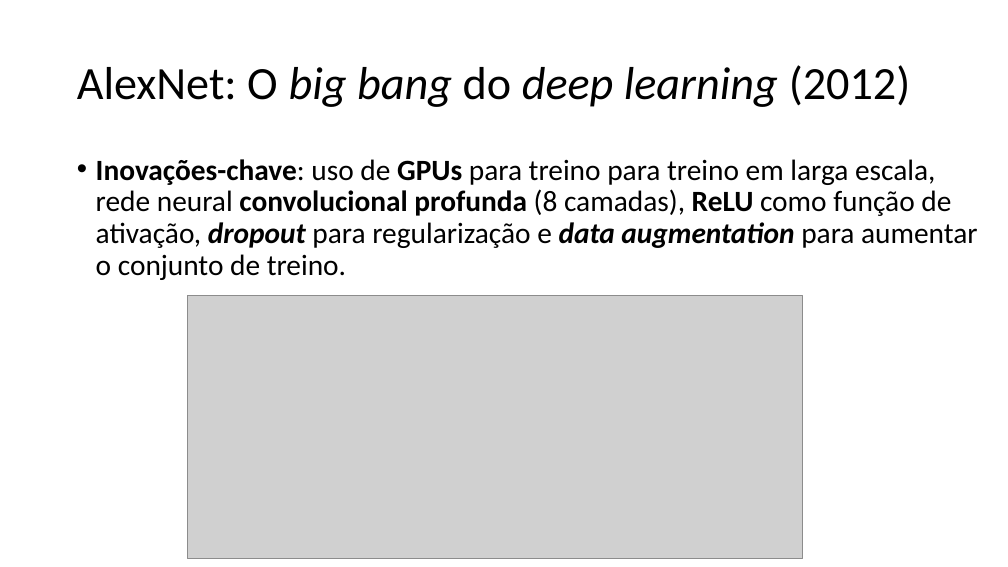
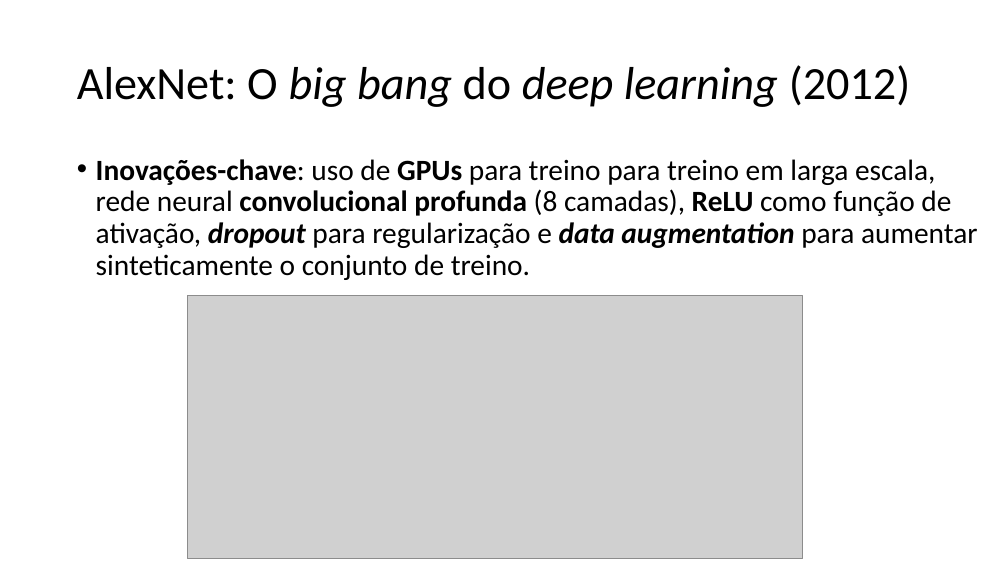
Before and after one commit to zz4fap/c24_inteligencia_artificial, a slide deck: slide 27 of slides/C24_Introdução.pptx (slide 26 before the commit). Drawn at 1008x567 pixels with LibreOffice and Linux fonts; fonts in the diff are those of the drawing; grey boxes stand for pictures. Boxes give left, top, right and bottom in pixels: in the first picture for what was removed or moved away, otherwise in the second. Text is boxed around its words. In the diff, an @@ line names an element or a change of style, - is before the commit and + after.

```diff
--- a/slides/C24_Introdução.pptx
+++ b/slides/C24_Introdução.pptx
@@ text at (x1=96, y1=159, x2=978, y2=280): text changed @@
-• Inovações-chave: uso de GPUs para treino para treino em larga escala, rede neural convolucional profunda (8 camadas), ReLU como função de ativação, dropout para regularização e data augmentation para aumentar o conjunto de treino.
+• Inovações-chave: uso de GPUs para treino para treino em larga escala, rede neural convolucional profunda (8 camadas), ReLU como função de ativação, dropout para regularização e data augmentation para aumentar sinteticamente o conjunto de treino.
```
Also in this commit, not shown: 33 other slides changed, 3 slides added, 1 other file.
